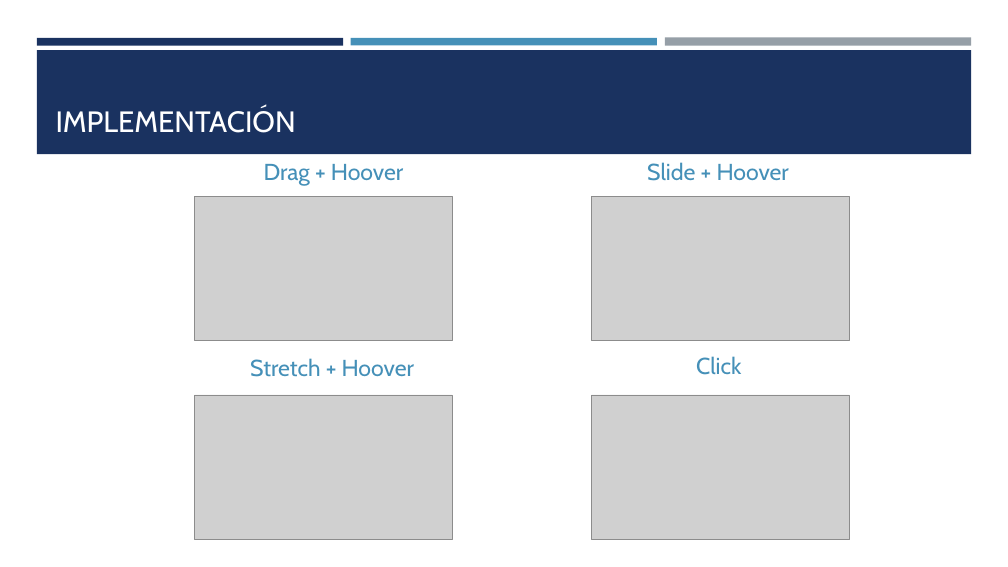
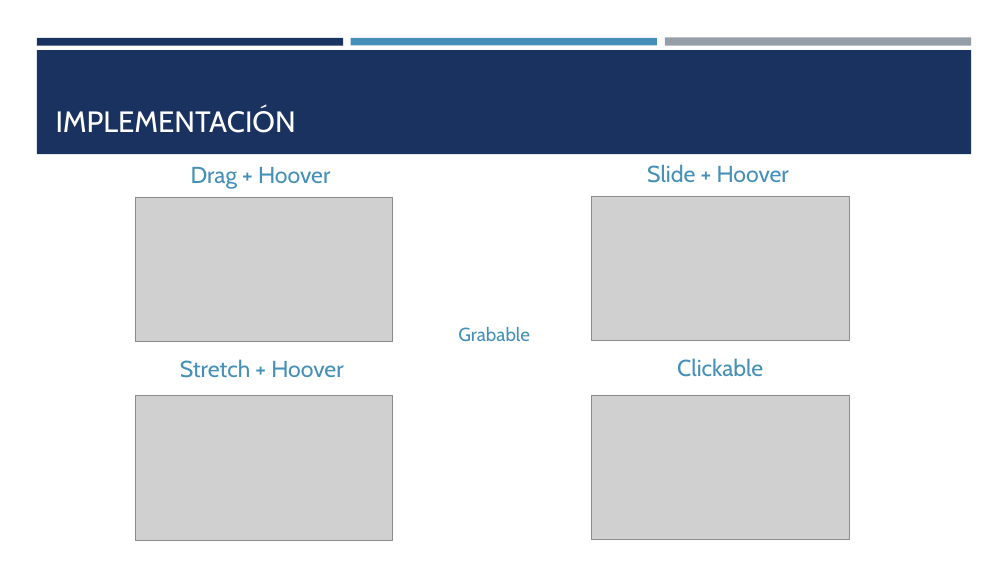
Before and after one commit to JuJoarias/TFG, a slide deck: slide 7 of presentacion/presentacion.pptx. Drawn at 1008x567 pixels with LibreOffice and Linux fonts; fonts in the diff are those of the drawing; grey boxes stand for pictures. Boxes give left, top, right and bottom in pixels: in the first picture for what was removed or moved away, otherwise in the second. Text is boxed around its words. In the diff, an @@ line names an element or a change of style, - is before the commit and + after.

Commit message:
presentacion

```diff
--- a/presentacion/presentacion.pptx
+++ b/presentacion/presentacion.pptx
@@ text "Drag + Hoover": place and size @@
-text "Drag + Hoover" at (264, 164, 403, 186)
+text "Drag + Hoover" at (191, 167, 330, 189)
@@ picture: place and size @@
-picture at (194, 196, 452, 341)
+picture at (135, 197, 393, 343)
@@ text added at (458, 327, 530, 342), 18 pt, text #4590B8 @@
+Grabable
@@ text "Stretch + Hoover": place and size @@
-text "Stretch + Hoover" at (250, 358, 414, 377)
+text "Stretch + Hoover" at (180, 359, 343, 378)
@@ text at (677, 358, 763, 377): text changed @@
-Click
+Clickable
@@ picture: place and size @@
-picture at (194, 395, 452, 540)
+picture at (135, 396, 393, 541)
```
Also in this commit, not shown: 1 other slide changed, 1 other file.
